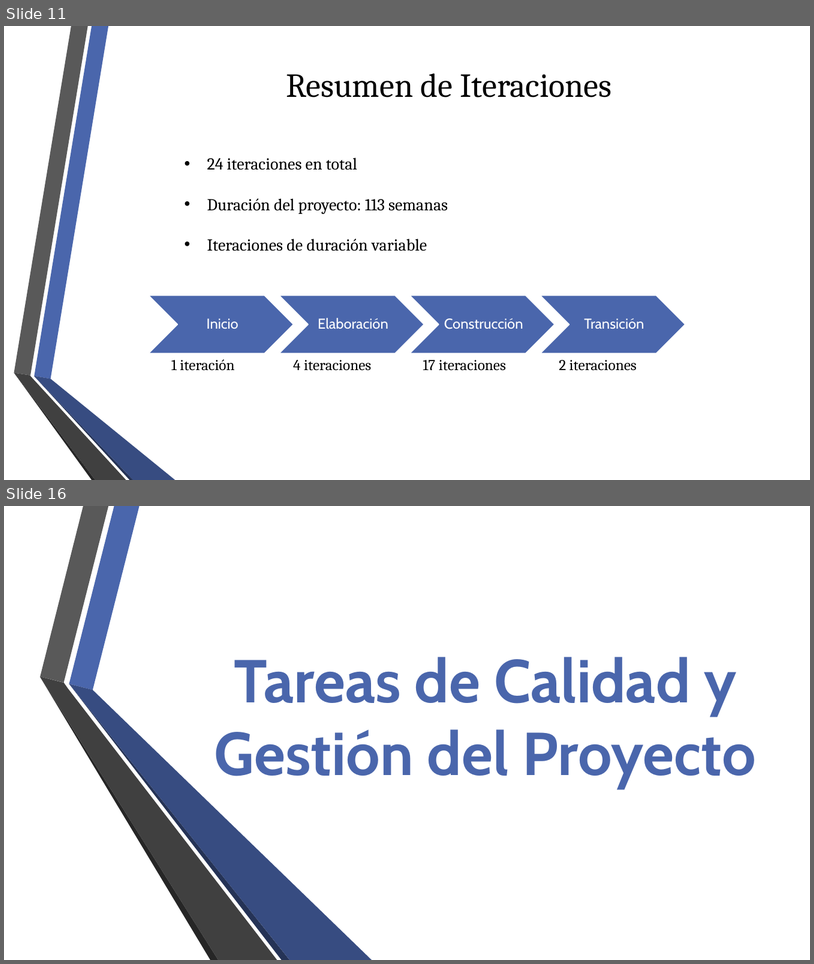
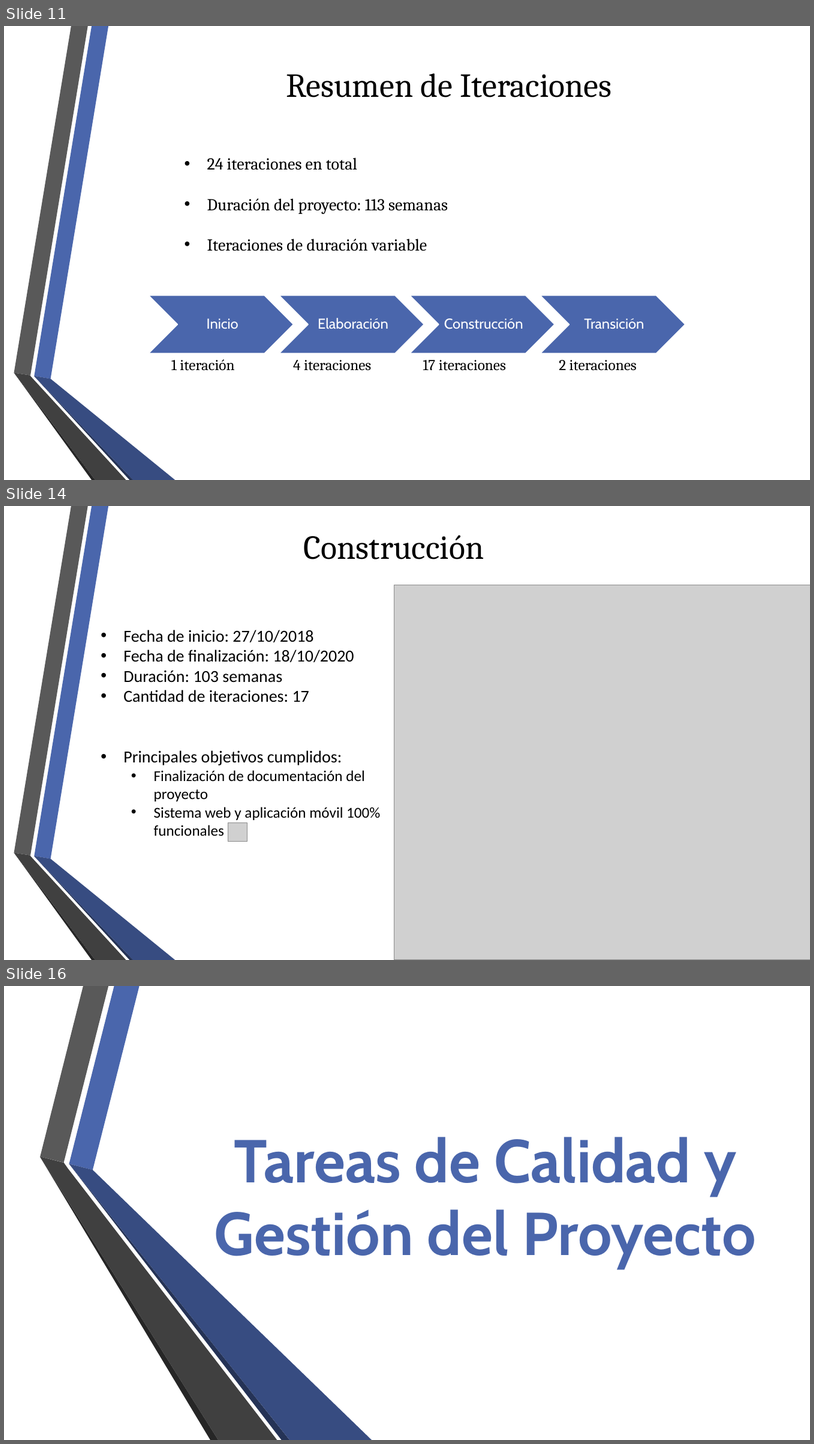
Before and after one commit to fge23/Sistema-VASPA, a slide deck: Presentaciones/Presentación VASPA - Diciembre 2020 - Examen Final/Presentación VASPA - Diciembre 2020 - Examen Final.pptx. Shown one above the other, each under a label of ours: slides 11 and 16 before the commit, slides 11, 14 and 16 after it; the slides between them are not shown. The pictures are 814x964 and 814x1444 pixels, drawn with LibreOffice and Linux fonts; fonts in the diff are those of the drawing; grey boxes stand for pictures; background and template pictures are left out. Boxes give left, top, right and bottom in pixels: in the first picture for what was removed or moved away, otherwise in the second. Text is boxed around its words. In the diff, an @@ line names an element or a change of style, - is before the commit and + after.

```diff
--- a/Presentaciones/Presentación VASPA - Diciembre 2020 - Examen Final/Presentación VASPA - Diciembre 2020 - Examen Final.pptx
+++ b/Presentaciones/Presentación VASPA - Diciembre 2020 - Examen Final/Presentación VASPA - Diciembre 2020 - Examen Final.pptx
@@ slide 14 added at [4, 506, 810, 960], background picture (left out); not listed: 6 template elements that a slide beside it also shows @@
@@ title added at [304, 535, 485, 559], 40 pt, text #000000 @@
+Construcción
@@ picture added at [394, 585, 810, 960] @@
@@ text added at [123, 630, 380, 836], 20 pt, text #000000 @@
+• Fecha de inicio: 27/10/2018
+• Fecha de finalización: 18/10/2020
+• Duración: 103 semanas
+• Cantidad de iteraciones: 17
+• Principales objetivos cumplidos:
+  • Finalización de documentación del proyecto
+  • Sistema web y aplicación móvil 100% funcionales
@@ picture added at [228, 822, 247, 841] @@
```
Also in this commit, not shown: 4 slides changed, 5 other slides added, 4 slides removed.
